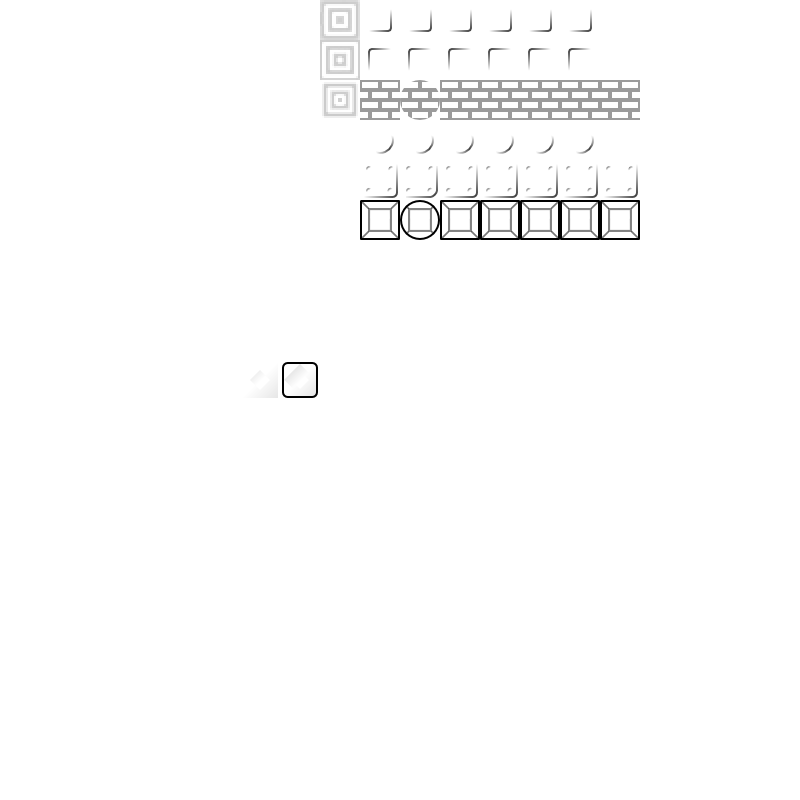
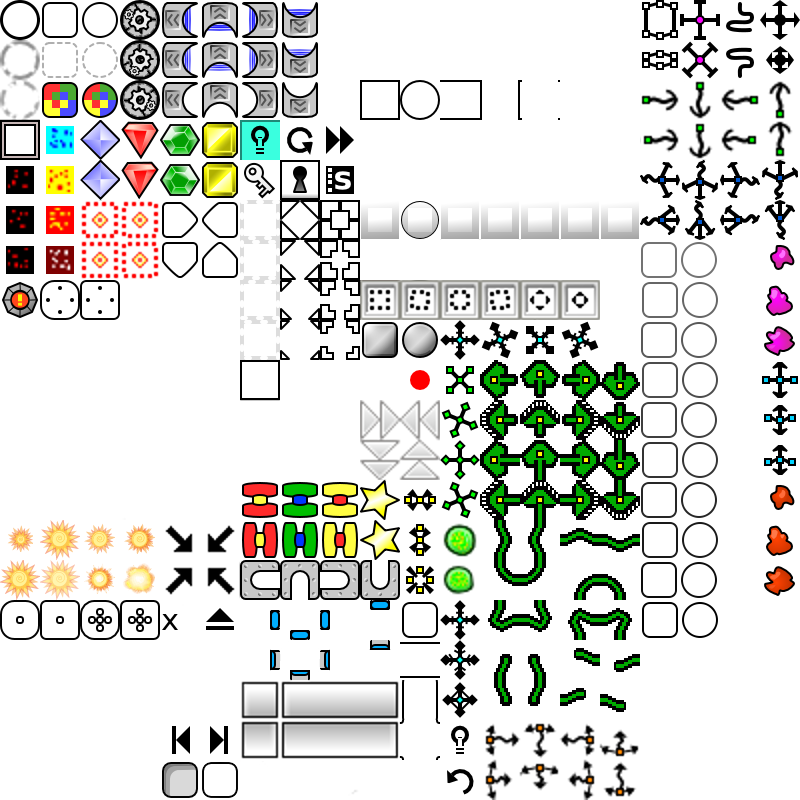
Revision of a layered 800 × 800 image; what changed, layer by layer:
hid "lumin" over (242, 0, 640, 398)
showed "Capa nueva#1", painted on it over (0, 0, 800, 800)
